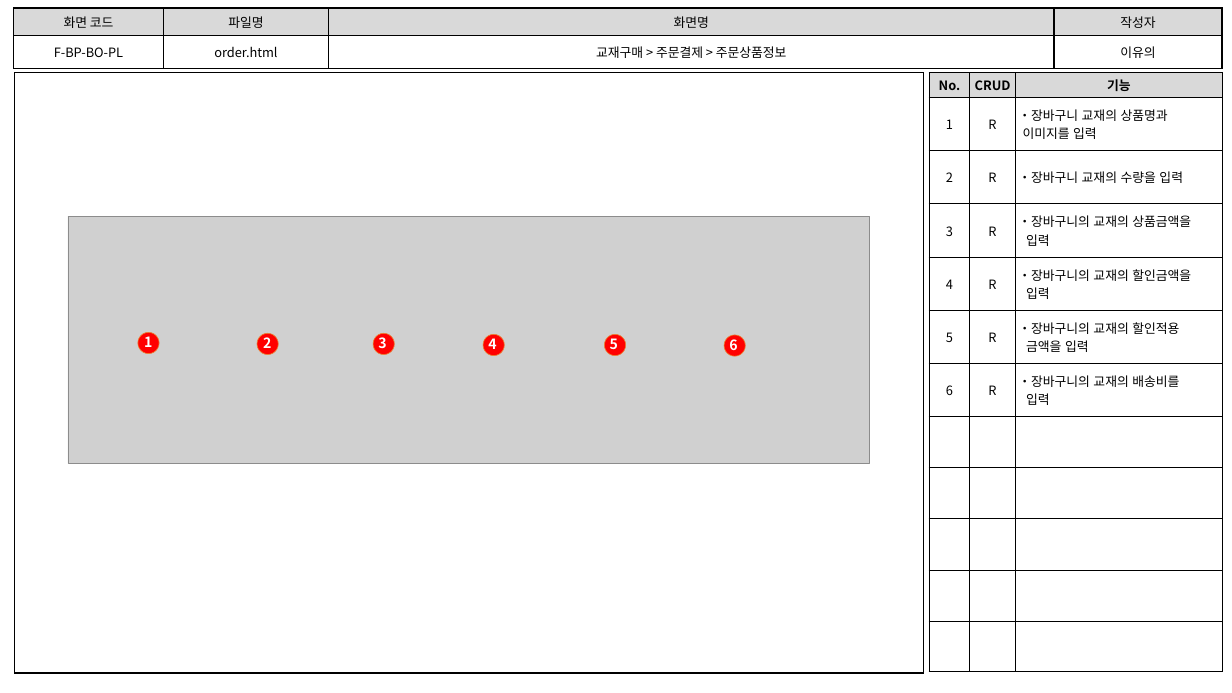
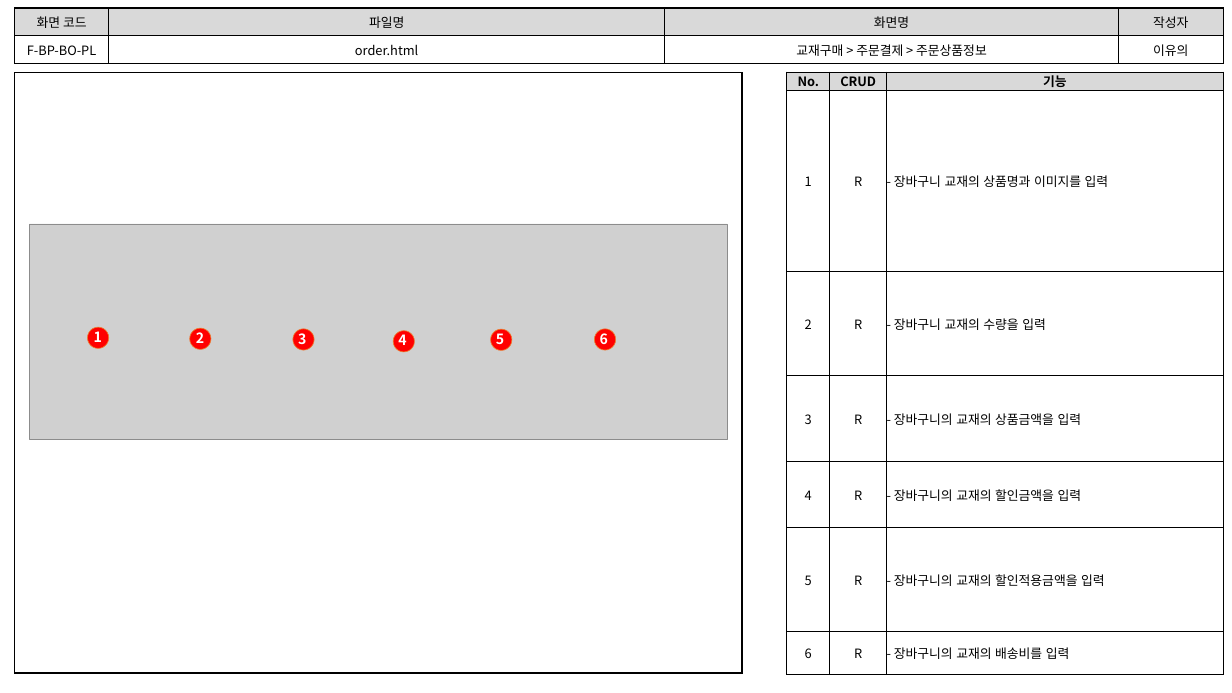
Before and after one commit to index506/cosmo6th_3thGroup, a slide deck: slide 5 of 3rd_Project/Category/Book/기능,화면,테스트 문서/3th_Project_화면 설계도(이유의).pptx. Drawn at 1232x693 pixels with LibreOffice and Linux fonts; fonts in the diff are those of the drawing; grey boxes stand for pictures. Boxes give left, top, right and bottom in pixels: in the first picture for what was removed or moved away, otherwise in the second. Text is boxed around its words. In the diff, an @@ line names an element or a change of style, - is before the commit and + after.

```diff
--- a/3rd_Project/Category/Book/기능,화면,테스트 문서/3th_Project_화면 설계도(이유의).pptx
+++ b/3rd_Project/Category/Book/기능,화면,테스트 문서/3th_Project_화면 설계도(이유의).pptx
@@ table: place and size @@
-table at (14,8,1223,66)
+table at (15,8,1224,60)
@@ rectangle: place and size @@
-rectangle at (15,72,924,673)
+rectangle at (15,72,743,673)
@@ table at (787,72,1223,673) @@
-row 2: 1 | R | ・장바구니 교재의 상품명과 / 이미지를 입력
-row 3: 2 | R | ・장바구니 교재의 수량을 입력
-row 4: 3 | R | ・장바구니의 교재의 상품금액을 / 입력
-row 5: 4 | R | ・장바구니의 교재의 할인금액을 / 입력
-row 6: 5 | R | ・장바구니의 교재의 할인적용 / 금액을 입력
-row 7: 6 | R | ・장바구니의 교재의 배송비를 / 입력
-row 8:  |  | 
-row 9:  |  | 
-row 10:  |  | 
-row 11:  |  | 
-row 12:  |  | 
+row 2: 1 | R | - 장바구니 교재의 상품명과 이미지를 입력
+row 3: 2 | R | - 장바구니 교재의 수량을 입력
+row 4: 3 | R | - 장바구니의 교재의 상품금액을 입력
+row 5: 4 | R | - 장바구니의 교재의 할인금액을 입력
+row 6: 5 | R | - 장바구니의 교재의 할인적용금액을 입력
+row 7: 6 | R | - 장바구니의 교재의 배송비를 입력
@@ table: place and size @@
-table at (930,73,1224,672)
+table at (787,72,1223,673)
@@ picture: place and size @@
-picture at (68,216,871,464)
+picture at (30,224,727,439)
@@ text "1": place and size @@
-text "1" at (144,333,152,347)
+text "1" at (94,331,102,342)
@@ ellipse: place and size @@
-ellipse at (138,333,159,354)
+ellipse at (88,327,109,348)
@@ text "2": place and size @@
-text "2" at (263,334,271,348)
+text "2" at (196,332,204,343)
@@ ellipse: place and size @@
-ellipse at (725,335,746,356)
+ellipse at (189,328,211,349)
@@ text "3": place and size @@
-text "3" at (378,334,386,348)
+text "3" at (298,330,306,344)
@@ ellipse: place and size @@
-ellipse at (257,334,278,355)
+ellipse at (293,329,314,350)
@@ text "4": place and size @@
-text "4" at (488,335,496,349)
+text "4" at (398,332,406,345)
@@ text "5": place and size @@
-text "5" at (610,335,618,349)
+text "5" at (496,330,504,344)
@@ ellipse: place and size @@
-ellipse at (483,335,505,356)
+ellipse at (491,329,512,350)
@@ text "6": place and size @@
-text "6" at (729,336,737,350)
+text "6" at (600,333,608,344)
@@ ellipse: place and size @@
-ellipse at (604,335,626,356)
+ellipse at (594,329,616,350)
@@ ellipse: place and size @@
-ellipse at (373,334,395,355)
+ellipse at (394,331,415,352)
```
Also in this commit, not shown: 8 other slides changed, 3 other files.
